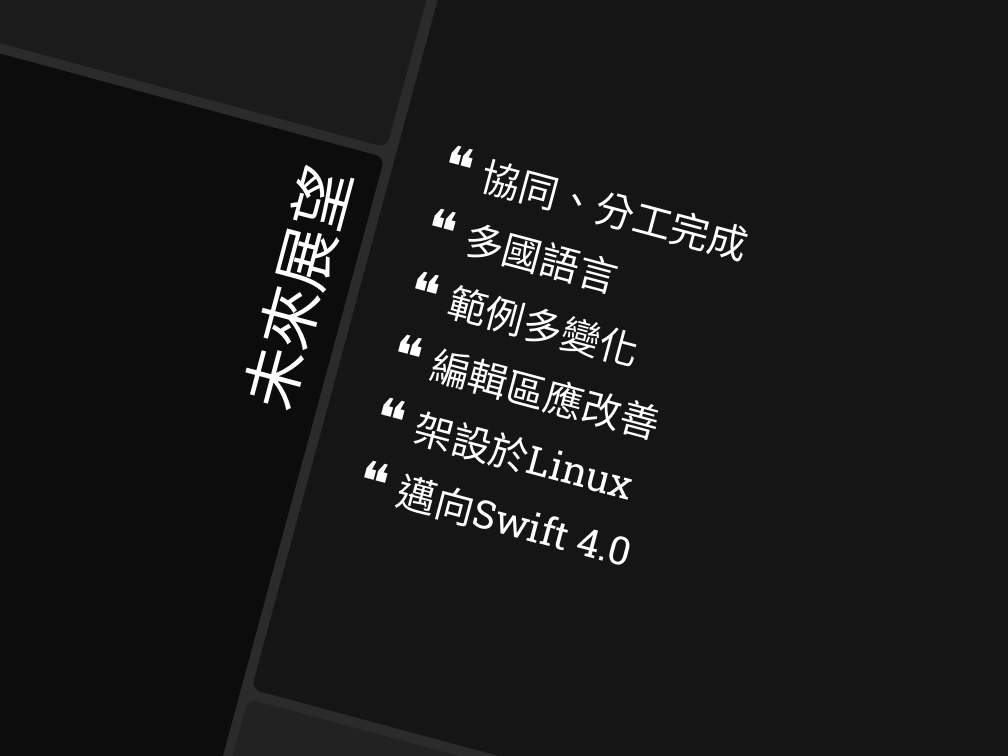
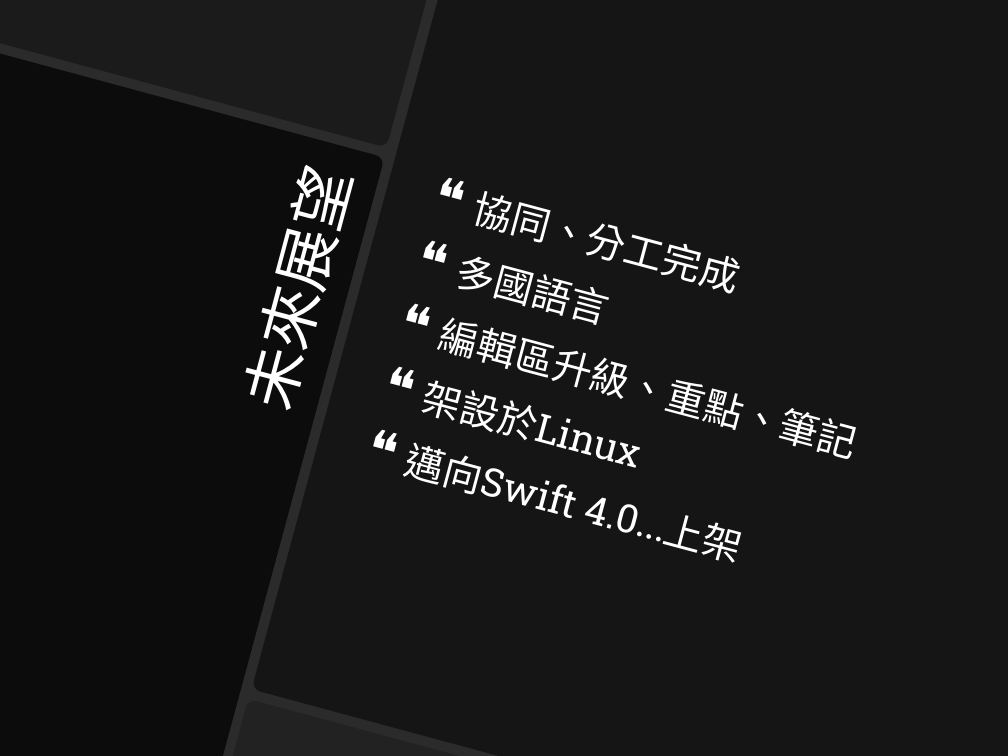
Before and after one commit to hyuntaiking/SmallTopic, a slide deck: slide 8 of 05.王献泰.ppt. Drawn at 1008x756 pixels with LibreOffice and Linux fonts; fonts in the diff are those of the drawing; background and template pictures are left out; a plain dark background stands for a picture behind light text. Boxes give left, top, right and bottom in pixels: in the first picture for what was removed or moved away, otherwise in the second. Text is boxed around its words. In the diff, an @@ line names an element or a change of style, - is before the commit and + after.

```diff
--- a/05.王献泰.ppt
+++ b/05.王献泰.ppt
@@ text at [437,309,853,458]: text changed @@
-❝ 範例多變化
-❝ 編輯區應改善
+❝ 編輯區升級、重點、筆記
@@ text at [403,442,737,562]: text changed @@
-❝ 邁向Swift 4.0
+❝ 邁向Swift 4.0…上架
```
Also in this commit, not shown: 1 other slide changed.
